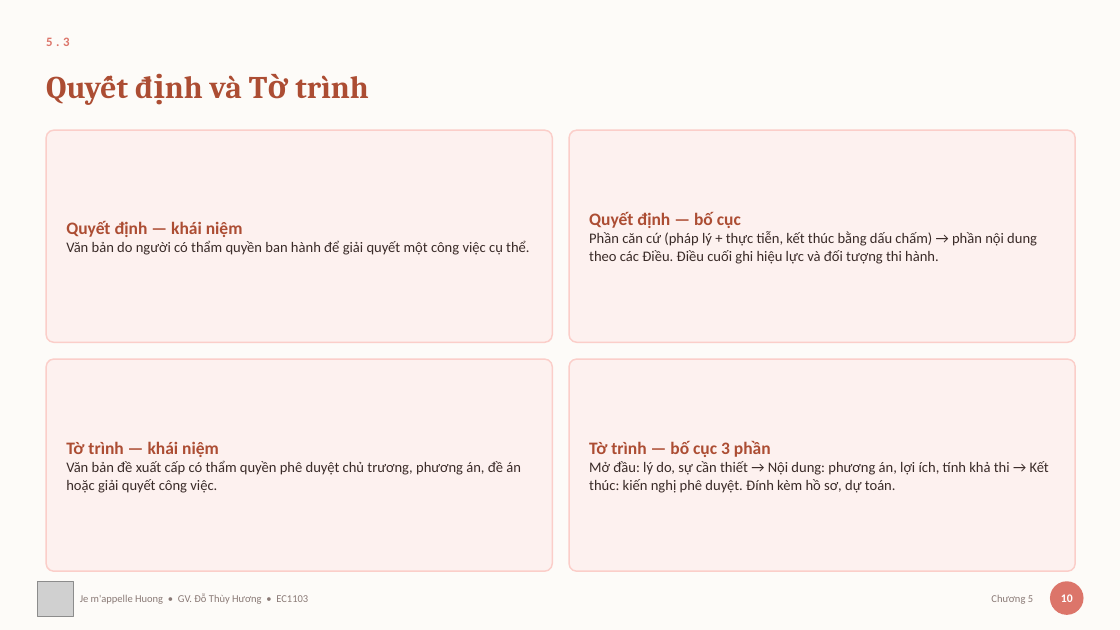
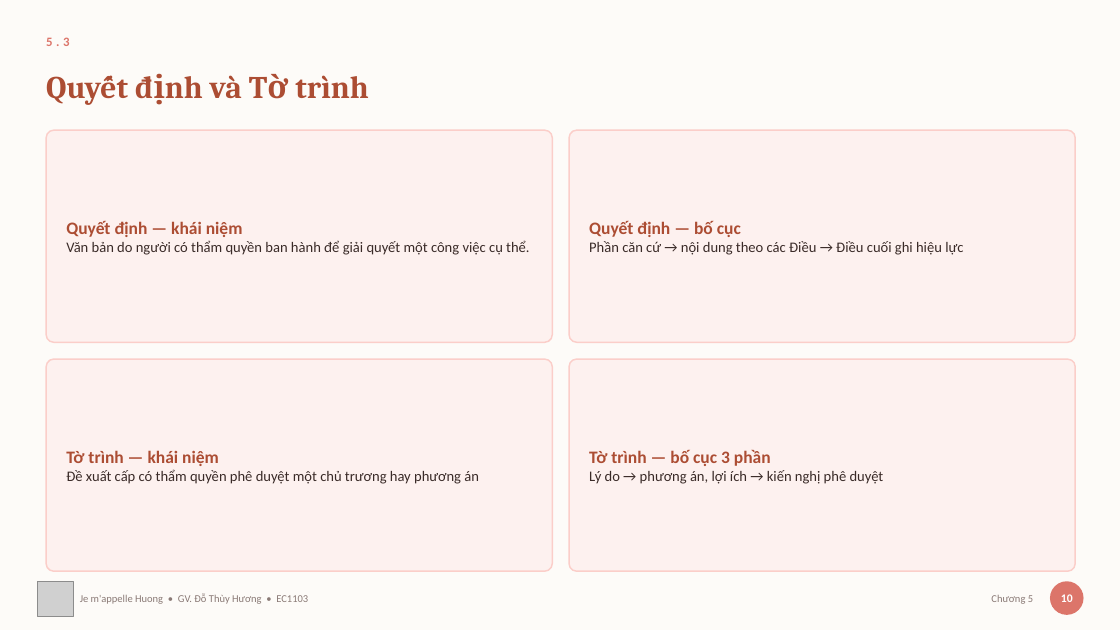
Before and after one commit to thuyhuongctu/ComDraft, a slide deck: slide 13 of slides/05-soan-thao-van-ban.pptx. Drawn at 1120x630 pixels with LibreOffice and Linux fonts; fonts in the diff are those of the drawing; grey boxes stand for pictures. Boxes give left, top, right and bottom in pixels: in the first picture for what was removed or moved away, otherwise in the second. Text is boxed around its words. In the diff, an @@ line names an element or a change of style, - is before the commit and + after.

Commit message:
Bớt chữ trên slide Chương 3, 4 và 5
Tiếp đợt bớt chữ, vẫn theo quy ước Chương 1 đã đặt: thân thẻ rút từ câu văn
28–41 chữ xuống cụm 8–14 chữ, đoạn văn bị rút đưa vào ghi chú giảng bài dưới
mục "NÓI ĐỦ Ý (phần đã rút khỏi slide)".

                trước      sau
  Chương 3      97,0  →   80,1 chữ/slide
  Chương 4      98,9  →   82,5
  Chương 5      91,8  →   78,9

Cả năm chương bài giảng nay nằm trong khoảng 76–83 chữ mỗi slide, thay vì
95–105 như trước.

91 thân thẻ đổi chữ, 20 khối NÓI ĐỦ Ý thêm vào ghi chú.

Không đụng tới slide hoạt động nhóm và slide bài tập — những slide ấy giao
nhiệm vụ cho sinh viên nên phải viết đủ, rút gọn là mất thông tin. Cũng
không đụng năm slide đã thay bằng hình, vì chữ trên đó bị add_images.py xoá
lúc dựng.

Đã chạy lại xuat_slide.py, 131 ảnh trong ứng dụng khớp bộ slide mới. Nâng
PHIEN_BAN lên comdraft-v20. Bộ kiểm tra 24/24.

Còn lại: ba bài thực hành (bai-2 vẫn 111 chữ/slide, dày nhất), và bộ slide
tiếng Anh.

```diff
--- a/slides/05-soan-thao-van-ban.pptx
+++ b/slides/05-soan-thao-van-ban.pptx
@@ text at box(589, 241, 963, 255): text changed @@
-Phần căn cứ (pháp lý + thực tiễn, kết thúc bằng dấu chấm) → phần nội dung theo các Điều. Điều cuối ghi hiệu lực và đối tượng thi hành.
+Phần căn cứ → nội dung theo các Điều → Điều cuối ghi hiệu lực
@@ text at box(66, 469, 479, 484): text changed @@
-Văn bản đề xuất cấp có thẩm quyền phê duyệt chủ trương, phương án, đề án hoặc giải quyết công việc.
+Đề xuất cấp có thẩm quyền phê duyệt một chủ trương hay phương án
@@ text at box(589, 470, 884, 484): text changed @@
-Mở đầu: lý do, sự cần thiết → Nội dung: phương án, lợi ích, tính khả thi → Kết thúc: kiến nghị phê duyệt. Đính kèm hồ sơ, dự toán.
+Lý do → phương án, lợi ích → kiến nghị phê duyệt
```
Also in this commit, not shown: 6 other slides changed, 30 other files.
